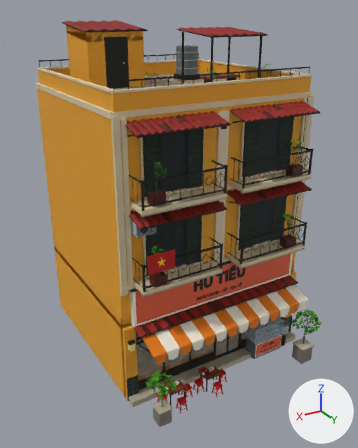
A saved change to the FBX model Assets/PhoViet/Art/Streets/PV_StreetShop09.fbx.
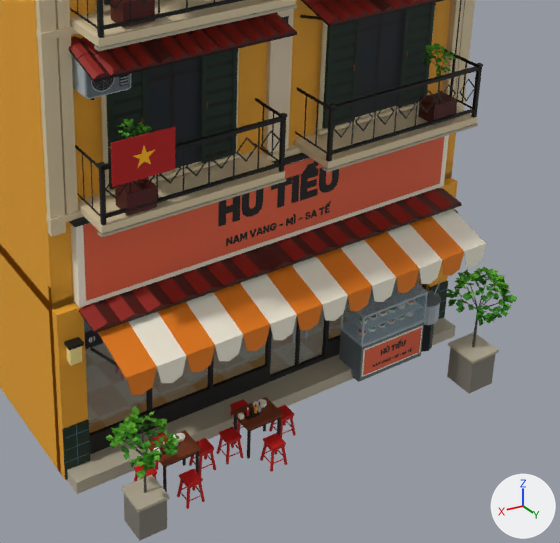
There are two pictures of each version: one whole from a 50 mm lens placed at (10.21, 17.97, 13.93), pointed at (0.32, 1.49, 5.69), one close up on the part from 28% to 95% of the width and 43% to 96% of the height. Every picture has the same lights, and +X, +Y and +Z are marked at lower right. The older version's two pictures come first. Objects named as collision shapes, trigger or cutter boxes, shadow casters or lower levels of detail are left out. Where no turn or scale is listed for an object, it has been applied to the vertices. Vertices at exactly the same position are counted once.

Objects in the first close-up: 'PV_StreetShop09_LOD0'.
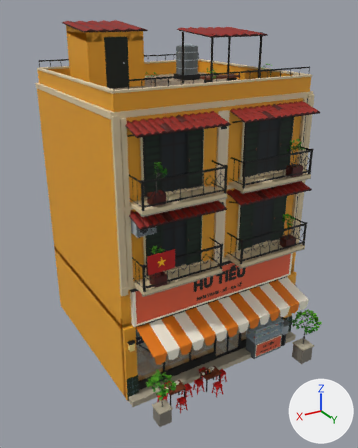
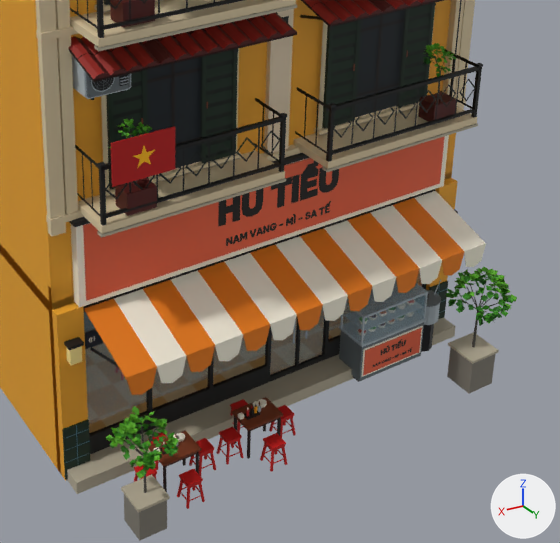
Pixel boxes (x1, y1, x2, y2) of what changed, in the close-ups (560 x 543 px):
part 1 of me_pv_streetshop09_lod0, deleted: before (79, 188, 462, 333)

Diff of the bpy script that builds the scene:
```diff
--- a/Assets/PhoViet/Art/Streets/PV_StreetShop09.fbx.py
+++ b/Assets/PhoViet/Art/Streets/PV_StreetShop09.fbx.py
@@ me_pv_streetshop09_lod0 @@
 # used by ob_pv_streetshop09_lod0; location = (0.0, 0.0, 0.0)
-me_pv_streetshop09_lod0.from_pydata(...)  # 16819 vertices, 11854 faces; spans x -4.21..4.21, y -3.93..6.21, z 0.0..13.57
+me_pv_streetshop09_lod0.from_pydata(...)  # 16729 vertices, 11800 faces; spans x -4.21..4.21, y -3.93..6.21, z 0.0..13.57
+# me_pv_streetshop09_lod0 part 1: the loose piece of 90 vertices spanning x -3.8..3.8, y 3.94..4.6, z 3.15..3.34 is deleted
 me_pv_streetshop09_lod0.materials.append(mat_pv_streetatlas)
```
